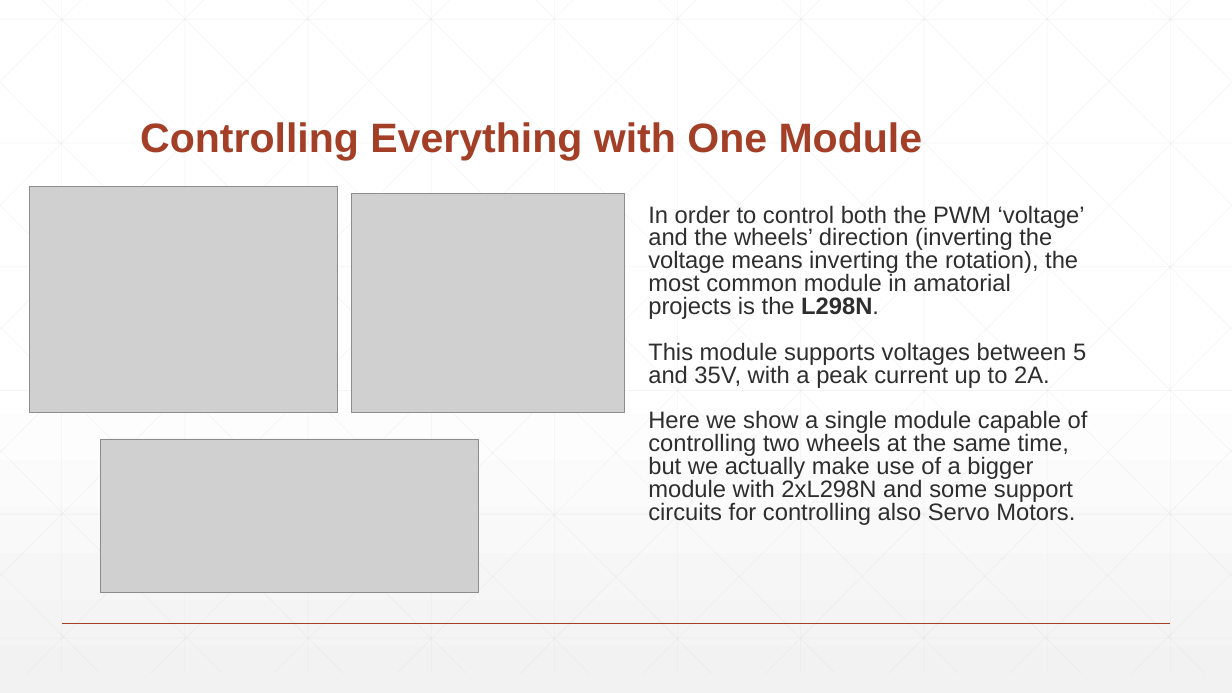
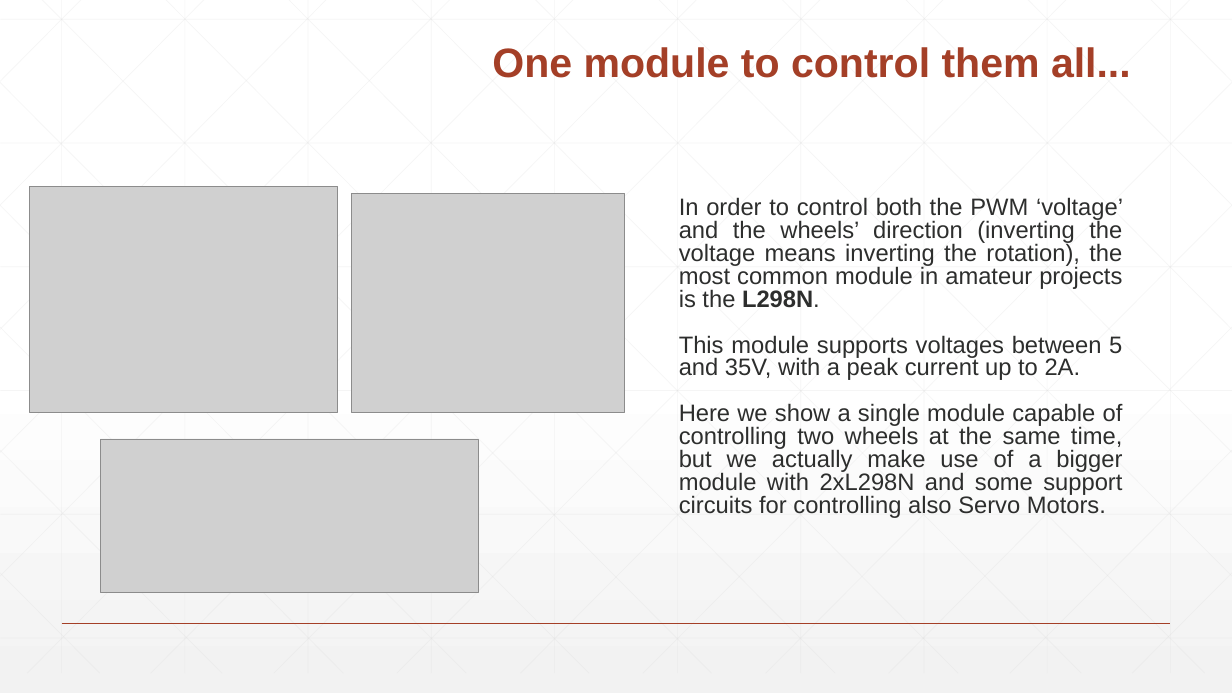
Before and after one commit to filippocastelli/uolli, a slide deck: slide 13 of Hardware_description.pptx. Drawn at 1232x693 pixels with LibreOffice and Linux fonts; fonts in the diff are those of the drawing; grey boxes stand for pictures. Boxes give left, top, right and bottom in pixels: in the first picture for what was removed or moved away, otherwise in the second. Text is boxed around its words. In the diff, an @@ line names an element or a change of style, - is before the commit and + after.

```diff
--- a/Hardware_description.pptx
+++ b/Hardware_description.pptx
@@ text added at (492,47,1131,78), 32 pt, text #A43F27, bold @@
+One module to control them all...
@@ title removed at (140,122,923,161) @@
-Controlling Everything with One Module
@@ text "In order to control both ...": place and size @@
-text "In order to control both ..." at (648,205,1088,525)
+text "In order to control both ..." at (679,197,1123,518)
@@ text at (679,197,1123,308): text changed @@
-In order to control both the PWM ‘voltage’ and the wheels’ direction (inverting the voltage means inverting the rotation), the most common module in amatorial projects is the L298N.
+In order to control both the PWM ‘voltage’ and the wheels’ direction (inverting the voltage means inverting the rotation), the most common module in amateur projects is the L298N.
@@ text at (679,335,1123,518): alignment left to justified @@
```
Also in this commit, not shown: 14 other slides changed.
